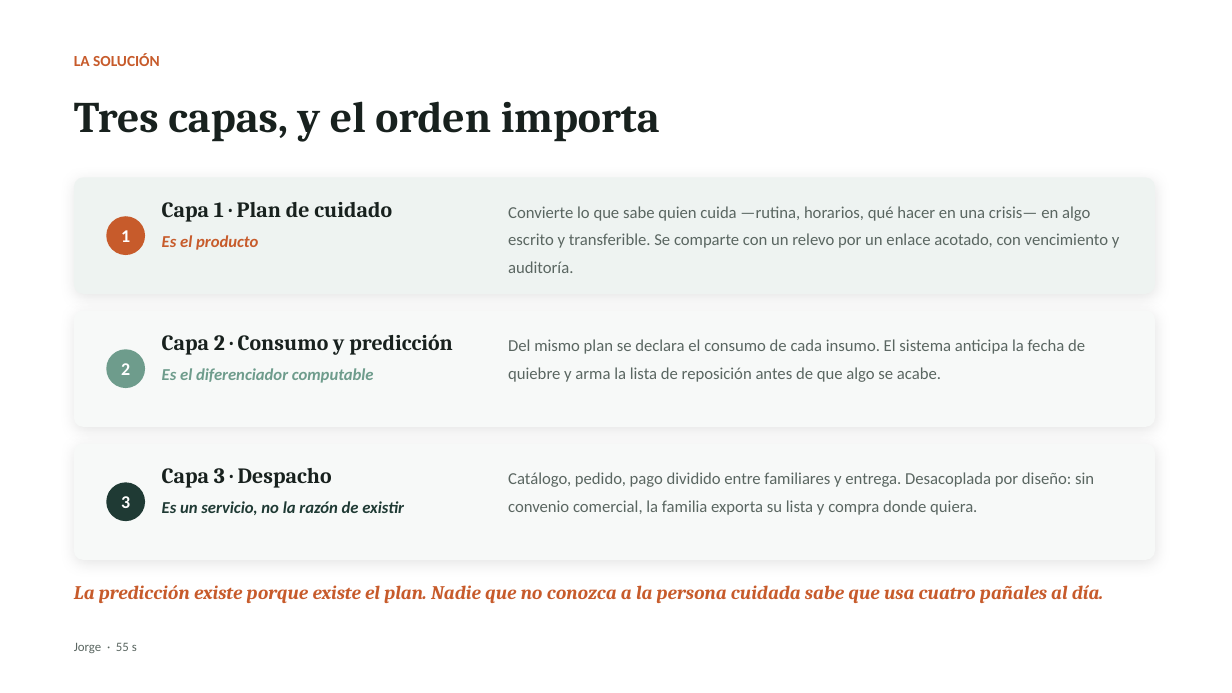
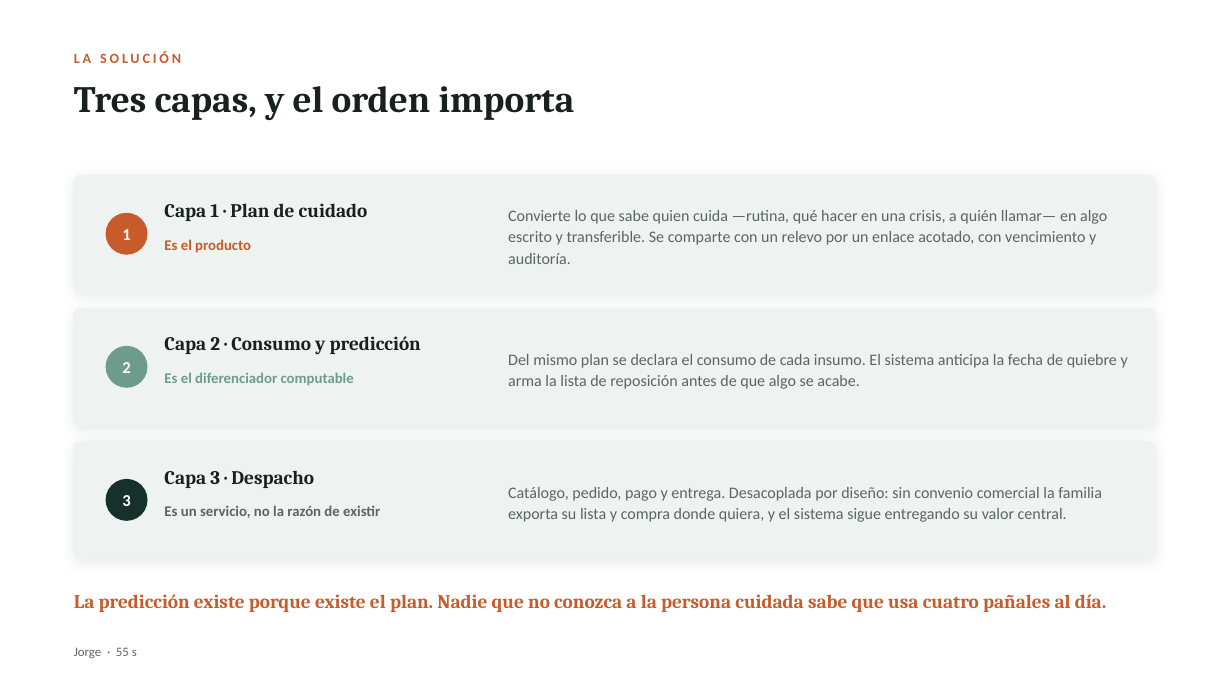
Before and after one commit to MartinHenriquez131/MATU, a slide deck: slide 4 of Fase 1/Evidencias Grupales/MATU_Presentacion_Fase1.pptx. Drawn at 1232x693 pixels with LibreOffice and Linux fonts; fonts in the diff are those of the drawing. Boxes give left, top, right and bottom in pixels: in the first picture for what was removed or moved away, otherwise in the second. Text is boxed around its words. In the diff, an @@ line names an element or a change of style, - is before the commit and + after.

```diff
--- a/Fase 1/Evidencias Grupales/MATU_Presentacion_Fase1.pptx
+++ b/Fase 1/Evidencias Grupales/MATU_Presentacion_Fase1.pptx
@@ text "LA SOLUCIÓN" at [74, 51, 181, 63]: size 12 to 11 pt, letter spacing 0 to 2.2 pt @@
@@ text "Tres capas, y el orden ..." at [74, 86, 575, 120]: size 34 to 29 pt; vertical alignment middle to top @@
@@ rounded rectangle at [74, 176, 1155, 292]: outline none to #EEF3F1 1 pt; shadow changed; proportions changed @@
@@ text "Convierte lo que sabe quien ..." at [508, 210, 1107, 264]: vertical alignment top to middle @@
@@ ellipse at [106, 213, 147, 254]: outline none to #C75B2B 1 pt @@
@@ text "Es el producto" at [164, 239, 251, 253]: size 13 to 11.5 pt, italic off; vertical alignment top to middle @@
@@ text at [508, 210, 1107, 264]: text changed; size 13 to 12.5 pt @@
-Convierte lo que sabe quien cuida —rutina, horarios, qué hacer en una crisis— en algo escrito y transferible. Se comparte con un relevo por un enlace acotado, con vencimiento y auditoría.
+Convierte lo que sabe quien cuida —rutina, qué hacer en una crisis, a quién llamar— en algo escrito y transferible. Se comparte con un relevo por un enlace acotado, con vencimiento y auditoría.
@@ rounded rectangle at [74, 309, 1155, 425]: fill #F7F9F8 to #EEF3F1; outline none to #EEF3F1 1 pt; shadow changed; proportions changed @@
@@ text "Del mismo plan se declara ..." at [508, 354, 1128, 389]: size 13 to 12.5 pt; line spacing 1.38 to 17pt; vertical alignment top to middle @@
@@ ellipse at [106, 347, 147, 387]: outline none to #6E9C8C 1 pt @@
@@ text "Es el diferenciador computable" at [164, 372, 354, 386]: size 13 to 11.5 pt, italic off; vertical alignment top to middle @@
@@ rounded rectangle at [74, 442, 1155, 558]: fill #F7F9F8 to #EEF3F1; outline none to #EEF3F1 1 pt; shadow changed; proportions changed @@
@@ size 17 to 15 pt; vertical alignment top to middle in 3 elements at [164, 203, 368, 221], [164, 336, 421, 355], [164, 470, 314, 488] @@
@@ text "Catálogo, pedido, pago y entrega. ..." at [508, 487, 1102, 522]: vertical alignment top to middle @@
@@ size 14 to 13 pt in 3 elements at [122, 229, 130, 240], [122, 362, 130, 373], [122, 495, 130, 506] @@
@@ ellipse at [106, 480, 147, 520]: fill #1F3A34 to #16302B; outline none to #16302B 1 pt @@
@@ text "Es un servicio, no la ..." at [164, 505, 380, 518]: size 13 to 11.5 pt, text colour #1F3A34 to #5A6661, italic off; vertical alignment top to middle @@
@@ text at [508, 487, 1102, 522]: text changed; size 13 to 12.5 pt @@
-Catálogo, pedido, pago dividido entre familiares y entrega. Desacoplada por diseño: sin convenio comercial, la familia exporta su lista y compra donde quiera.
+Catálogo, pedido, pago y entrega. Desacoplada por diseño: sin convenio comercial la familia exporta su lista y compra donde quiera, y el sistema sigue entregando su valor central.
@@ text "La predicción existe porque existe ..." at [74, 594, 1106, 612]: italic off; vertical alignment top to middle @@
@@ text "Jorge · 55 s": place and size @@
-text "Jorge · 55 s" at [74, 643, 137, 653]
+text "Jorge · 55 s" at [74, 648, 137, 658]
```
Also in this commit, not shown: 7 other slides changed, 3 slides added.
